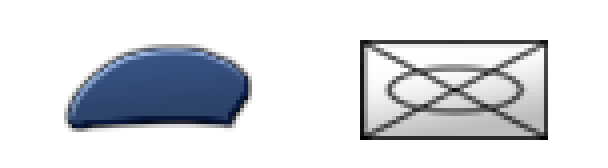
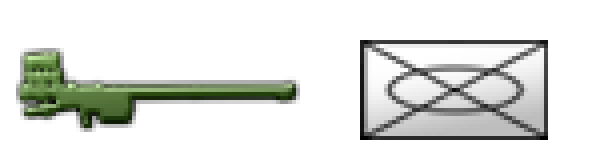
Revision of a layered (608, 168) image; what changed, layer by layer:
removed layer "Слой 4" over [16, 44, 300, 132]
added layer "1680975605_igla-Photoroom" above "image008-Photoroom" over [20, 52, 296, 128]
hid "images (94)-Photoroom" over [68, 48, 248, 128]
